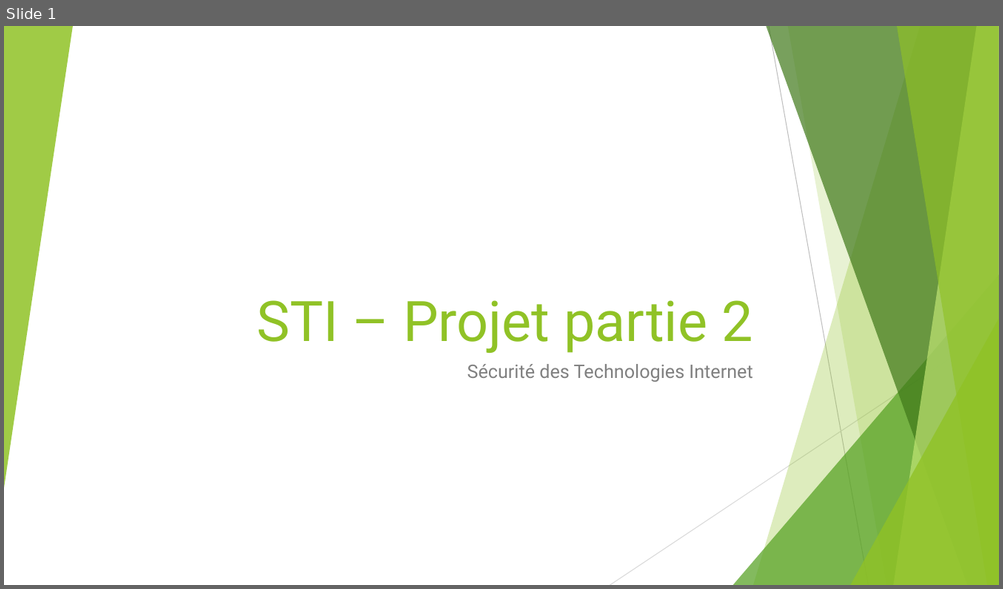
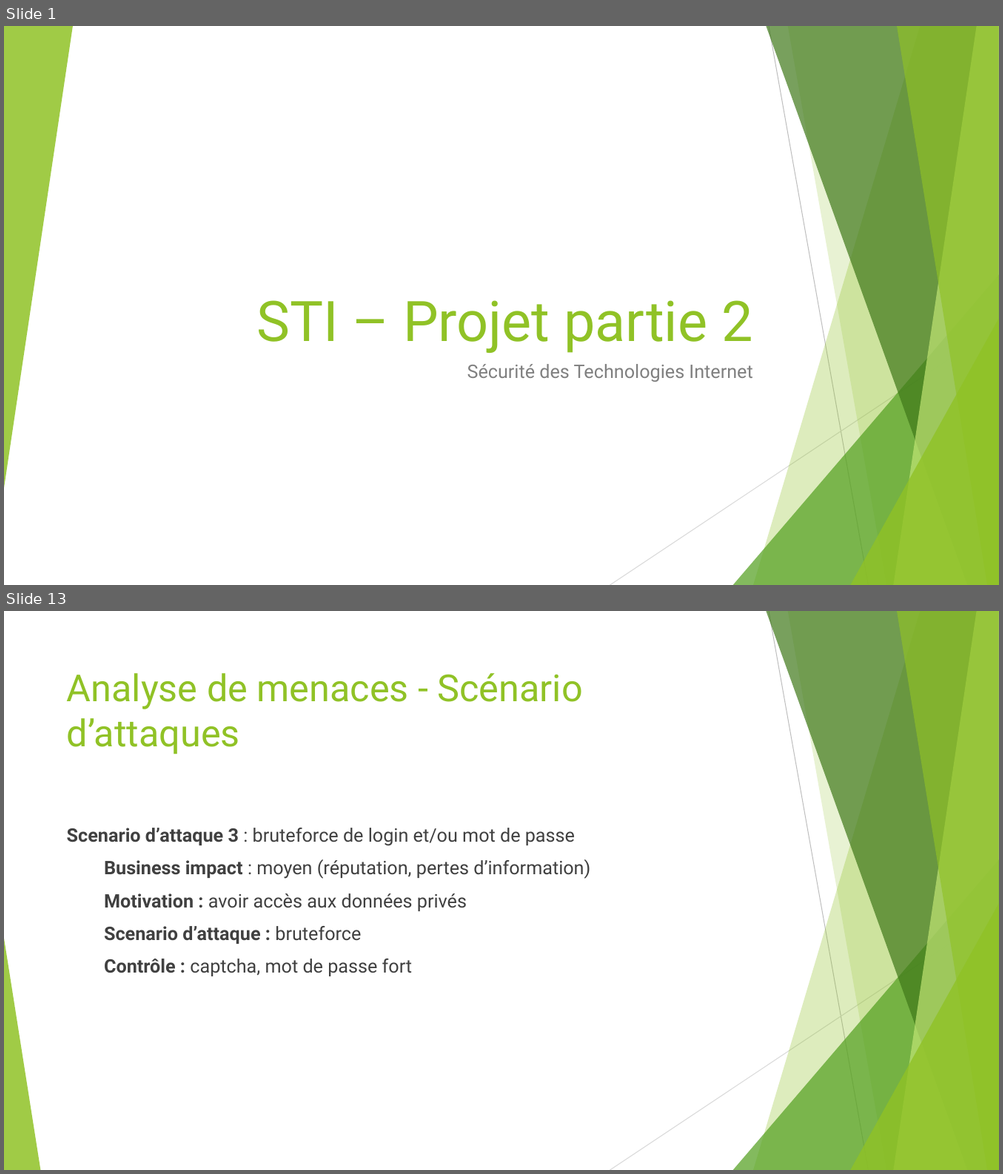
Before and after one commit to asuto4ka/html, a slide deck: Présentation/STI_Schowing_Zharkova.pptx. Shown one above the other, each under a label of ours: slide 1 before the commit, slides 1 and 13 after it; the slides between them are not shown. The pictures are 1003x589 and 1003x1174 pixels, drawn with LibreOffice and Linux fonts; fonts in the diff are those of the drawing. Boxes give left, top, right and bottom in pixels: in the first picture for what was removed or moved away, otherwise in the second. Text is boxed around its words. In the diff, an @@ line names an element or a change of style, - is before the commit and + after.

```diff
--- a/Présentation/STI_Schowing_Zharkova.pptx
+++ b/Présentation/STI_Schowing_Zharkova.pptx
@@ slide 13 added at bbox=[4, 611, 999, 1170], background #FFFFFF; not listed: 9 template elements that a slide beside it also shows @@
@@ title added at bbox=[67, 673, 583, 755], 36 pt, text #90C226 @@
+Analyse de menaces - Scénario d’attaques
@@ text added at bbox=[67, 828, 590, 977], 18 pt, text #404040 @@
+Scenario d’attaque 3 : bruteforce de login et/ou mot de passe
+Business impact : moyen (réputation, pertes d’information)
+Motivation : avoir accès aux données privés
+Scenario d’attaque : bruteforce
+Contrôle : captcha, mot de passe fort
@@ triangle added at bbox=[4, 939, 40, 1170], fill #90C226 at 85% opacity @@
```
Also in this commit, not shown: 3 slides changed, 16 other slides added.
